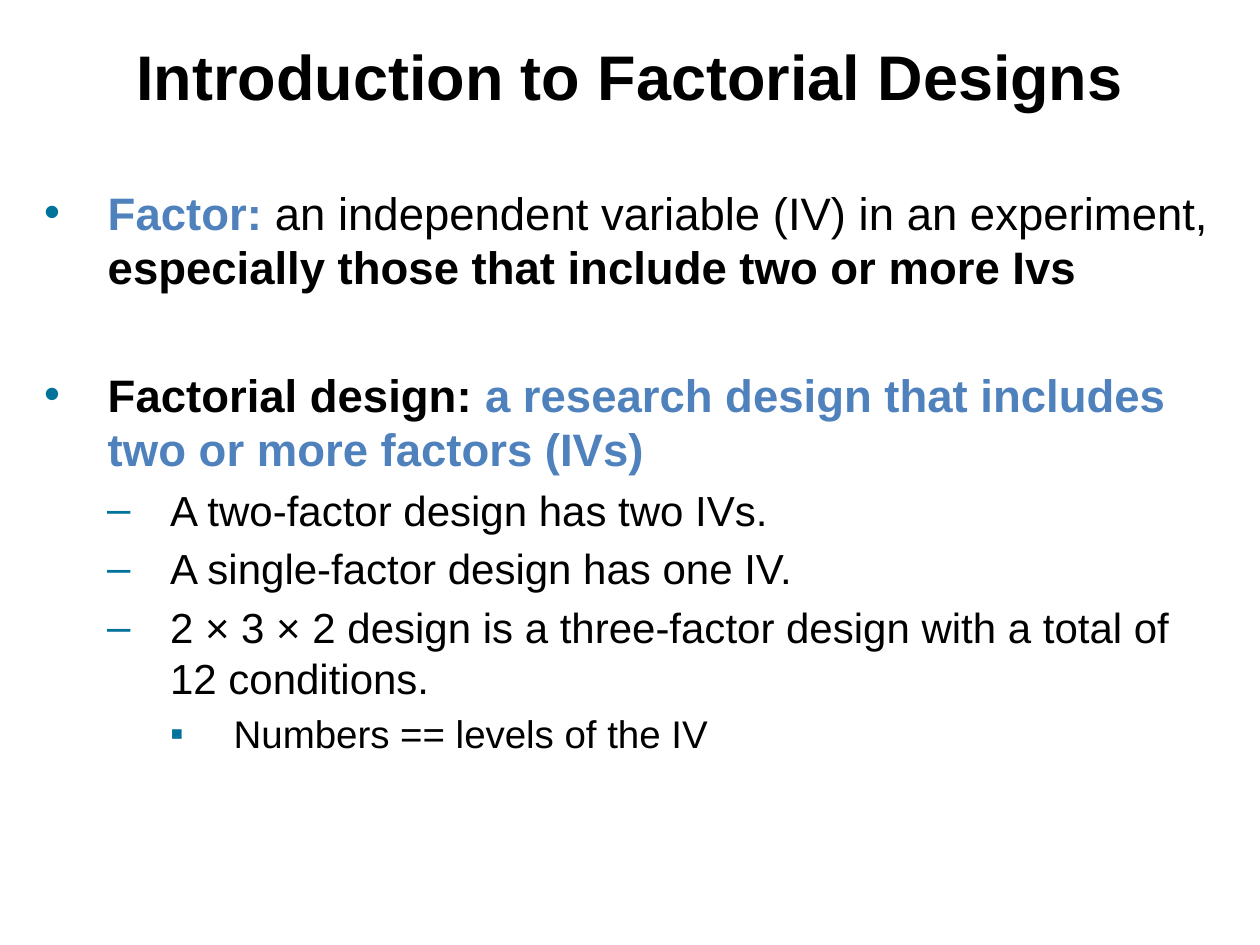
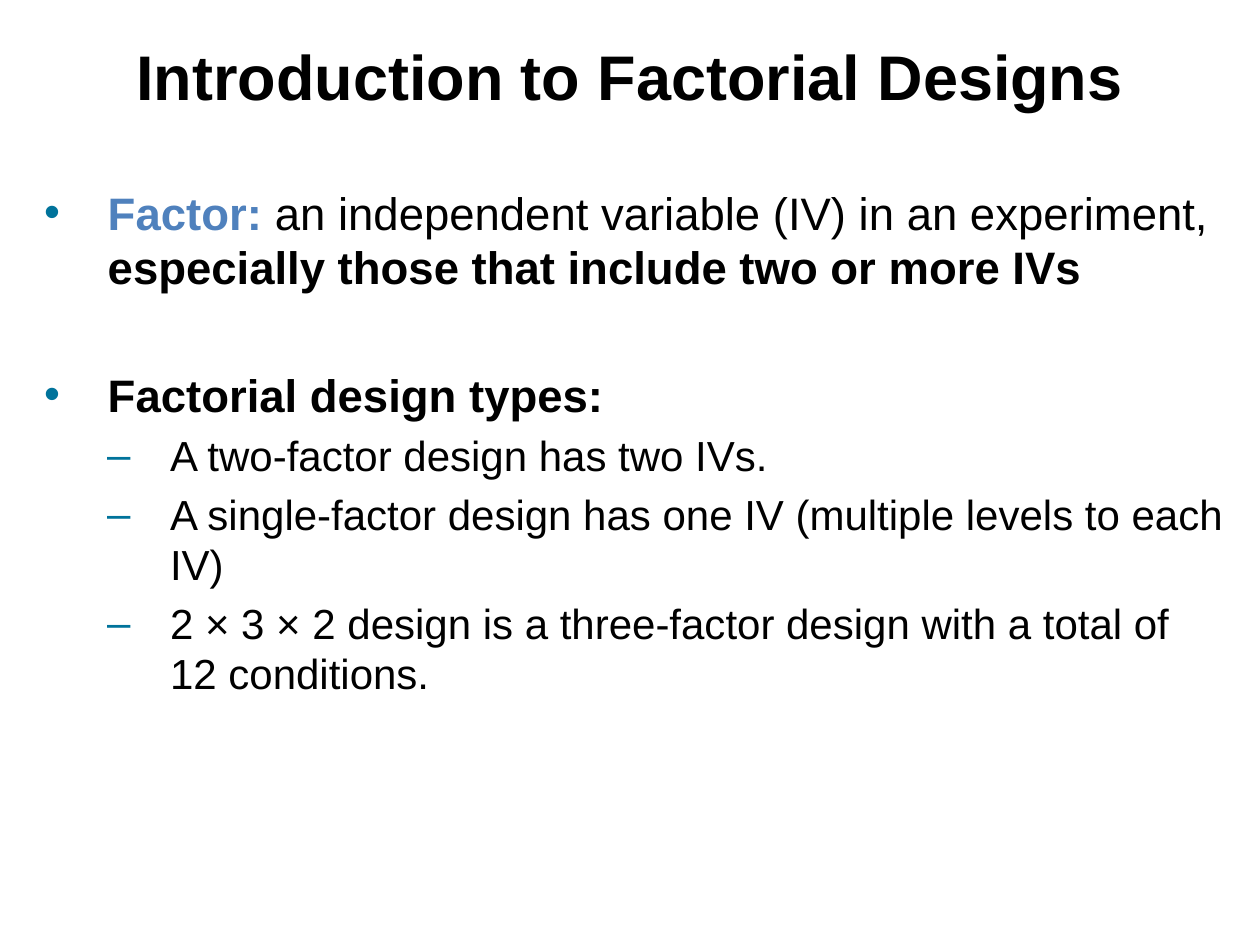
Before and after one commit to npm27/Teaching-Materials, a slide deck: slide 3 of Research Methods/Slides/Chapter 11.pptx (slide 2 before the commit). Drawn at 1260x945 pixels with LibreOffice and Linux fonts; fonts in the diff are those of the drawing. Boxes give left, top, right and bottom in pixels: in the first picture for what was removed or moved away, otherwise in the second. Text is boxed around its words. In the diff, an @@ line names an element or a change of style, - is before the commit and + after.

Commit message:
Update slides

```diff
--- a/Research Methods/Slides/Chapter 11.pptx
+++ b/Research Methods/Slides/Chapter 11.pptx
@@ text at [108, 197, 1208, 421]: text changed @@
-• Factor: an independent variable (IV) in an experiment, especially those that include two or more Ivs
-• Factorial design: a research design that includes two or more factors (IVs)
+• Factor: an independent variable (IV) in an experiment, especially those that include two or more IVs
+• Factorial design types:
@@ text at [170, 499, 1223, 589]: text changed @@
-  – A single-factor design has one IV.
+  – A single-factor design has one IV (multiple levels to each IV)
@@ text at [234, 720, 707, 749]: paragraph removed @@
-    ▪ Numbers == levels of the IV
```
Also in this commit, not shown: 5 other slides changed, 6 slides added, 1 other file.
